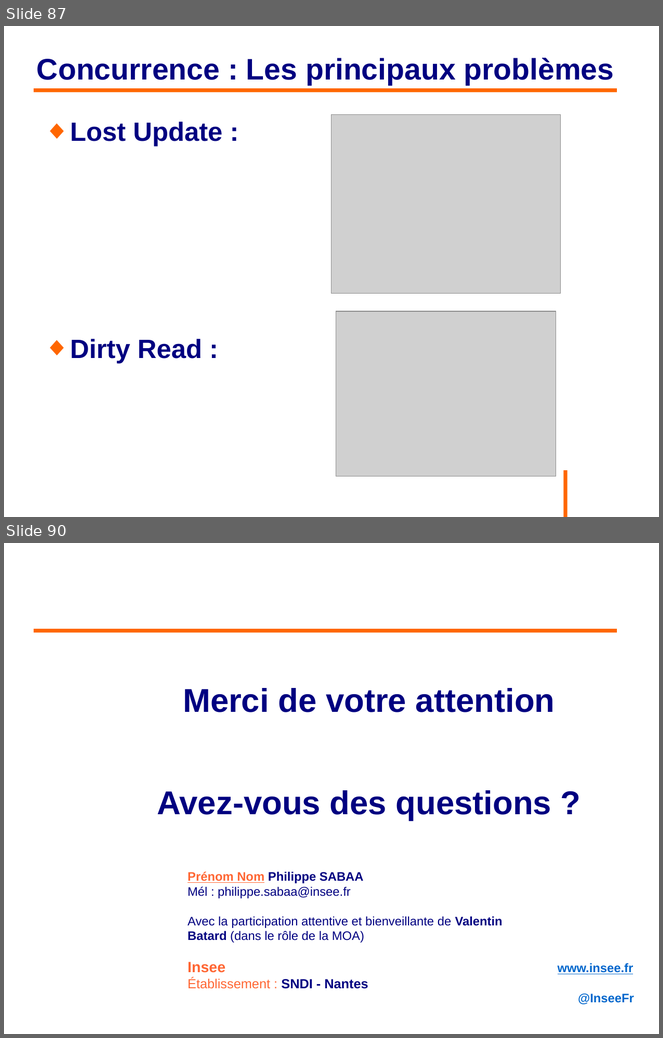
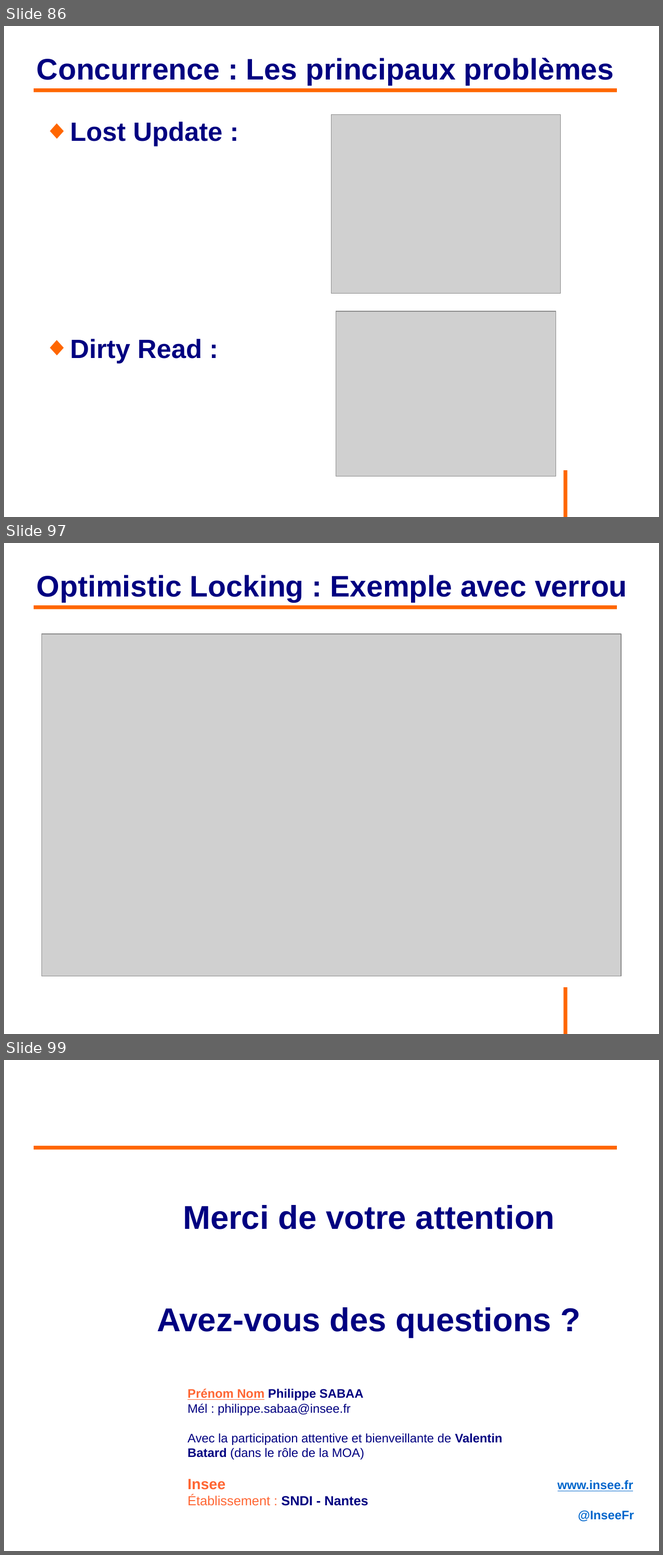
Before and after one commit to philphils/formation-hibernate-avancee, a slide deck: Documentation/diapo_formation_hibernate_avancee.odp. Shown one above the other, each under a label of ours: slides 87 and 90 before the commit, slides 86, 97 and 99 after it; the slides between them are not shown. The pictures are 663x1038 and 663x1555 pixels, drawn with LibreOffice and Linux fonts; fonts in the diff are those of the drawing; grey boxes stand for pictures; background and template pictures are left out. Boxes give left, top, right and bottom in pixels: in the first picture for what was removed or moved away, otherwise in the second. Text is boxed around its words. In the diff, an @@ line names an element or a change of style, - is before the commit and + after.

Commit message:
Fin diapo partie 4 sous partie Verrou Optimiste

```diff
--- a/Documentation/diapo_formation_hibernate_avancee.odp
+++ b/Documentation/diapo_formation_hibernate_avancee.odp
@@ slide 97 added at bbox=[4, 543, 659, 1034], background #FFFFFF; not listed: 1 template element that a slide beside it also shows @@
@@ title added at bbox=[37, 575, 627, 602], 36 pt, text #000080, bold @@
+Optimistic Locking : Exemple avec verrou
@@ line added from (34, 607) to (618, 607), #FF6600 4.54 pt @@
@@ picture added at bbox=[42, 634, 622, 977] @@
@@ what was slide 87 is now slide 86 @@
@@ what was slide 90 is now slide 99 @@
```
Also in this commit, not shown: 8 slides changed, 8 other slides added, 1 other file.
